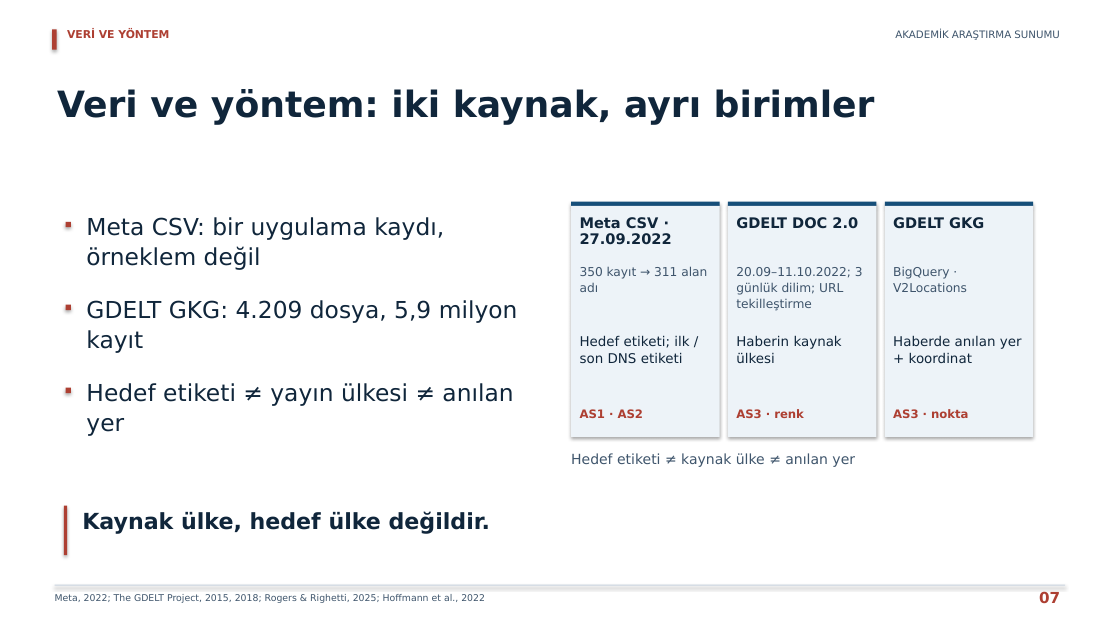
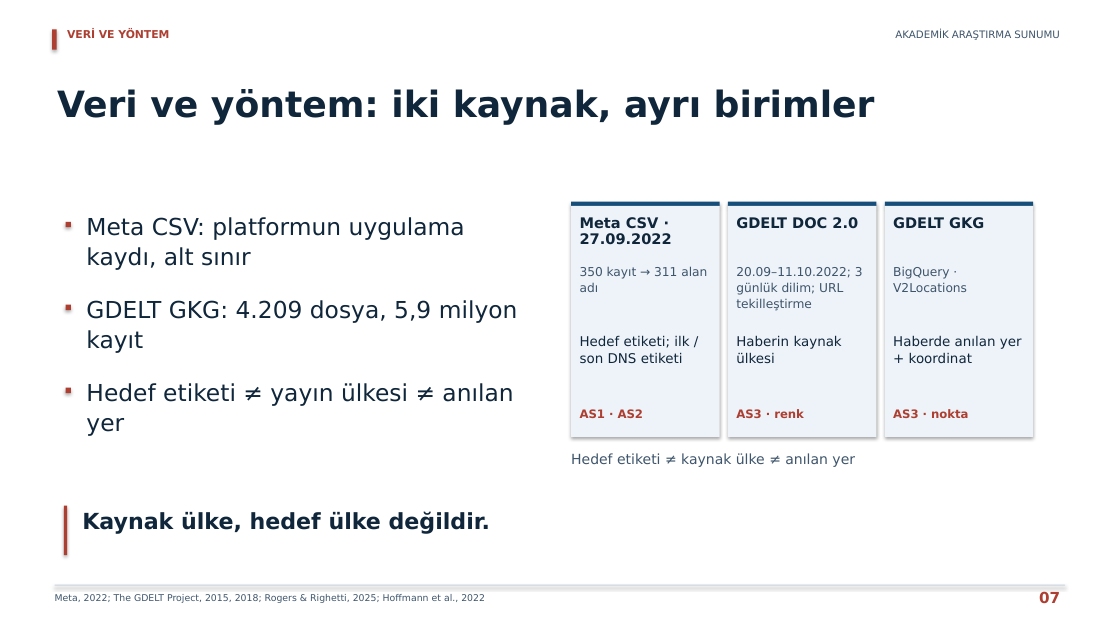
Before and after one commit to erdemkulaclii/SUNUM, a slide deck: slide 7 of output/AKADEMIK_ODAKLI_SUNUM.pptx. Drawn at 1120x630 pixels with LibreOffice and Linux fonts; fonts in the diff are those of the drawing. Boxes give left, top, right and bottom in pixels: in the first picture for what was removed or moved away, otherwise in the second. Text is boxed around its words. In the diff, an @@ line names an element or a change of style, - is before the commit and + after.

```diff
--- a/output/AKADEMIK_ODAKLI_SUNUM.pptx
+++ b/output/AKADEMIK_ODAKLI_SUNUM.pptx
@@ text at (86,217,465,270): text changed @@
-Meta CSV: bir uygulama kaydı,
-örneklem değil
+Meta CSV: platformun uygulama
+kaydı, alt sınır
```
Also in this commit, not shown: 4 other slides changed, 55 other files.
